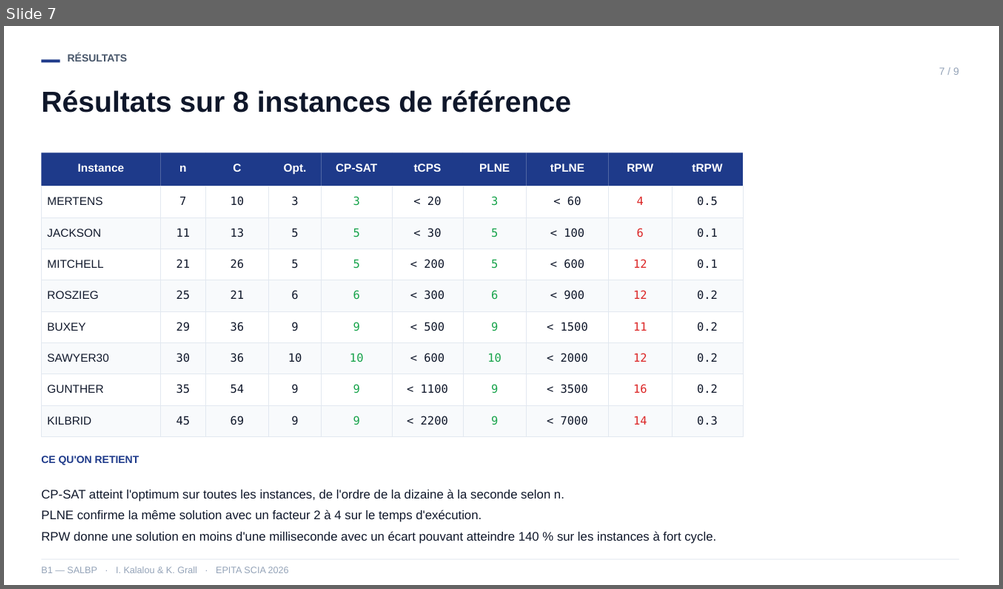
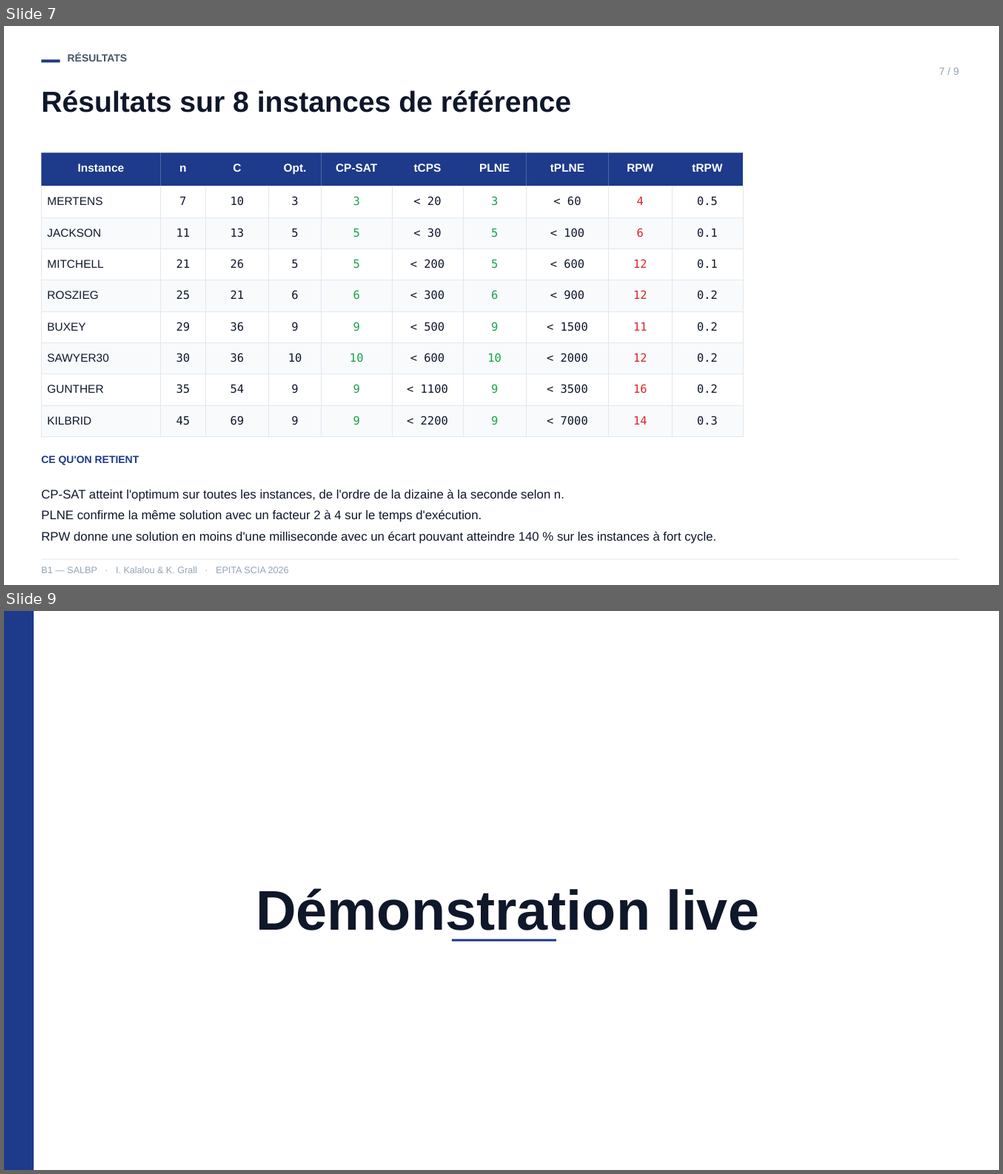
Before and after one commit to kaelag/salbp-equilibrage-chaine-assemblage, a slide deck: presentation.pptx. Shown one above the other, each under a label of ours: slide 7 before the commit, slides 7 and 9 after it; the slides between them are not shown. The pictures are 1003x589 and 1003x1174 pixels, drawn with LibreOffice and Linux fonts; fonts in the diff are those of the drawing. Boxes give left, top, right and bottom in pixels: in the first picture for what was removed or moved away, otherwise in the second. Text is boxed around its words. In the diff, an @@ line names an element or a change of style, - is before the commit and + after.

```diff
--- a/presentation.pptx
+++ b/presentation.pptx
@@ slide 9 added at [4, 611, 999, 1170], background #FFFFFF @@
@@ rectangle added at [4, 611, 34, 1170], fill #1E3A8A @@
@@ text added at [256, 889, 759, 940], 54 pt, text #0F172A, bold @@
+Démonstration live
@@ rectangle added at [452, 940, 556, 942], fill #1E3A8A @@
```
Also in this commit, not shown: 1 other slide added, 2 slides removed.
